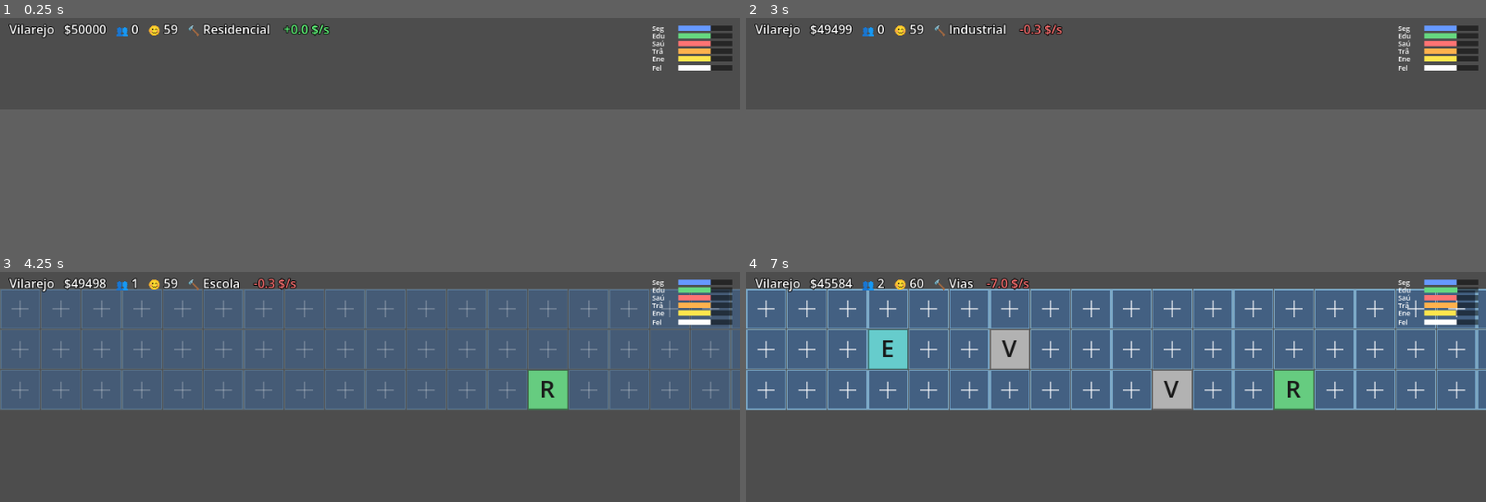
Above: before the commit, frames 1-4 (two rows, left to right).
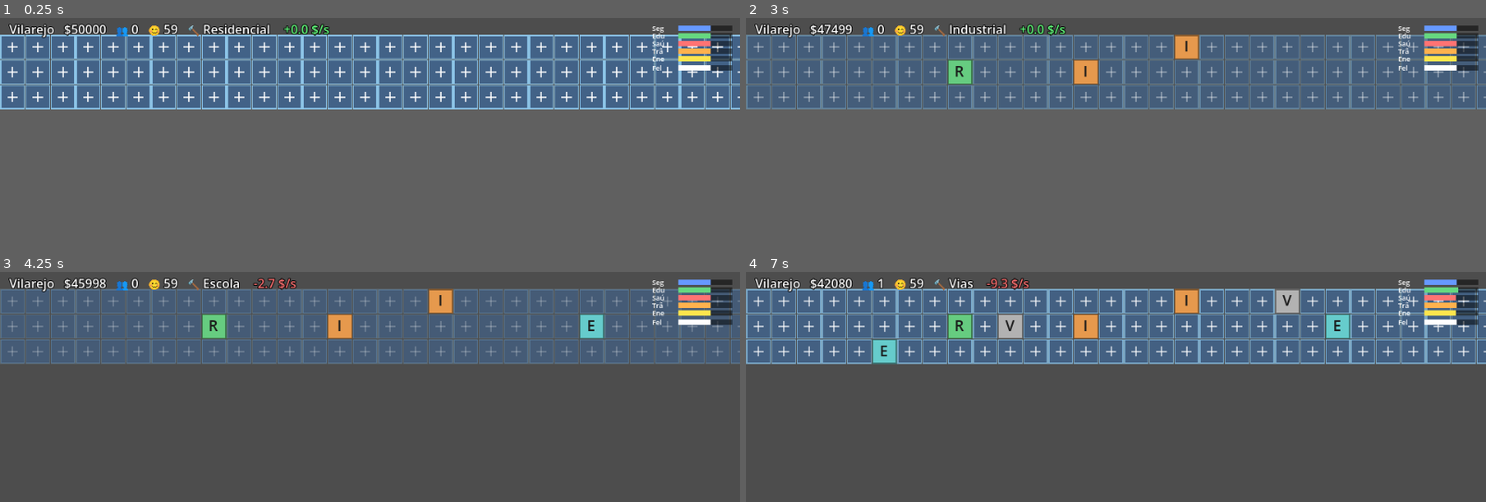
Above: after the commit, the same moments.

Repository: andrewsmedina/yourcity
Game: Godot game, scene res://scenes/main.tscn
Same seed, same stepped clock (60 frames per second), same inputs: the game is played once before the commit and once after it.
Inputs (mouse positions are in pixels of both pictures, inside the frame that each line leads up to):
- Up to frame 1 (0.25 s): no input
- Up to frame 2 (3 s): tap Enter at 0.5 s; move the mouse to (1278, 59) at 0.52 s; tap 1 at 0.6 s; click (1278, 59) at 0.67 s; tap Space at 0.77 s; drag from (968, 68) to (1079, 82) at 1.27 s; move the mouse to (1190, 43) at 2.02 s; tap 3 at 2.1 s; click (1190, 43) at 2.17 s; drag from (1079, 82) to (894, 50) at 2.77 s
- Up to frame 3 (4.25 s): move the mouse to (592, 331) at 3.52 s; tap 5 at 3.6 s; click (592, 331) at 3.67 s; tap Space at 3.77 s
- Up to frame 4 (7 s): drag from (894, 304) to (1005, 295) at 4.27 s; move the mouse to (1153, 318) at 5.02 s; tap 7 at 5.1 s; click (1153, 318) at 5.17 s; drag from (1005, 295) to (968, 322) at 5.77 s; move the mouse to (1278, 313) at 6.52 s; tap Enter at 6.6 s; click (1278, 313) at 6.67 s; tap Space at 6.77 s

The runs differ from the first frame. In frame 1, 32% of the frame differs, in the area x 0-100%, y 7-40%; in frame 2, 32%; in frame 3, 25%; in frame 4, 33%, in the area x 0-100%, y 2-61%.

Commit message:
Allow building during a crisis; keep grid at fixed height
Building was blocked while a crisis was active, leaving the player stuck if
the response panel didn't take the click. Allow building during crises so
placing the matching service can resolve them. Base the grid on the idle bar
height so it doesn't stretch behind the crisis panel when the window expands.

Co-Authored-By: Claude Opus 4.8 (1M context) <noreply@anthropic.com>

Diff:
--- a/scripts/build_overlay.gd
+++ b/scripts/build_overlay.gd
@@ -6,7 +6,8 @@
 ## it stays crisp regardless of the day/night tint. Clicks are handled in
 ## main._input (GUI hit-testing is unreliable in this macOS borderless window).
 
-const GRID_TOP := 22.0  # leave room for the HUD line at the top
+const GRID_TOP := 22.0   # leave room for the HUD line at the top
+const REF_HEIGHT := 120.0  # grid keeps the idle bar height even when expanded
 
 const ZONE_COLOR := {
 	CitySim.Zone.RESIDENTIAL: Color(0.40, 0.80, 0.50),
@@ -36,10 +37,9 @@
 	if not (event is InputEventMouseButton and event.pressed
 			and event.button_index == MOUSE_BUTTON_LEFT):
 		return
-	if not City.sim.active_crises().is_empty():
-		return  # leave clicks for the crisis flow while one is active
-	# Use local mouse position so clicks map to the same space we draw in,
-	# regardless of window scaling on macOS.
+	# Building stays allowed during a crisis — placing the matching service is a
+	# valid way to resolve it. Use local mouse position so clicks map to the same
+	# space we draw in, regardless of window scaling on macOS.
 	var p := get_local_mouse_position()
 	var tile := tile_size()
 	var col := int(p.x / tile)
@@ -51,9 +51,10 @@
 		return
 	City.build(City.selected_zone, slot)
 
-## Square tile size that fits GRID_ROWS rows below the HUD line.
+## Square tile size that fits GRID_ROWS rows below the HUD line. Based on the
+## idle bar height so the grid stays put when the window expands during a crisis.
 func tile_size() -> float:
-	return (size.y - GRID_TOP) / CitySim.GRID_ROWS
+	return (REF_HEIGHT - GRID_TOP) / CitySim.GRID_ROWS
 
 func _draw() -> void:
 	var tile := tile_size()
